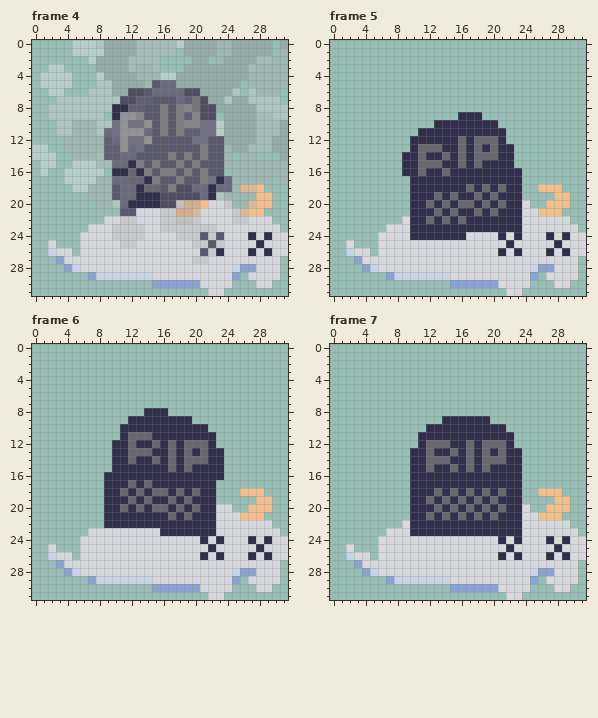
One commit to this pixel-art file: Textures/Flatten_deathPoof.aseprite. This is how it looked before the edit.
32x32 pixels, 7 frames. Colours within 5 levels of each other are drawn and written as one. Shown: frame 4, frame 5, frame 6, frame 7. The commit also changed other frames, which this record leaves out.
Once edited:
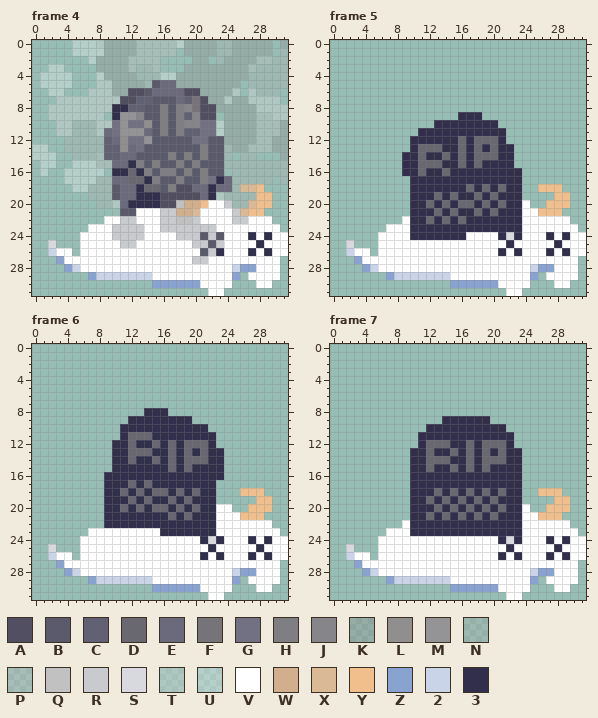
Palette (. is transparent): A #524f62  B #5b596c  C #626073  D #69676f  E #6b697c  F #767479  G #727083  H #7f7e83  J #86858a  K #918f8e56  L #918f8e  M #949396  N #acacac56  P #c1c1c156  Q #c1c1c1  R #c9cace  S #d7d9de  T #dcdcdc56  U #f2f2f256  V #ffffff  W #d1af8c  X #dab996  Y #f1bf8c  Z #88a2d1  2 #c9d4e9  3 #322f4c
Change:
Changed rows in their new state; - is an unchanged pixel.
Frame 4:
first column x 3:
20 -------------------VV--------
21 ----------VVV-----VVVV-------
22 ------VV--VVV-----VVVV--VVV--
23 ----VVV----VV-------VVVVVVVV-
24 ---VVVV----VVVV------VVV-V-VV
25 ---VVVVV--VVVVVVV----VVVV-VVV
26 VV-VVVVVVVVVVVVVVV---VVV-V-VV
27 -VVVVVVVVVVVVVVVV--VVVVVVVVV-
28 ---VVVVVVVVVVVVVVVVVVV---VVV-
29 ------------VVVVVVVVVV--VVVV-
30 ------------------VVVV---VV--
31 -------------------VV--------
Frame 5:
first column x 3:
20 ---------------------V-------
21 ---------------------VV------
22 ------V--------------VVVVVV--
23 ----VVV--------------VVVVVVV-
24 ---VVVV-------VVVV---VVV-V-VV
25 ---VVVVVVVVVVVVVVVV-VVVVV-VVV
26 VV-VVVVVVVVVVVVVVV-V-VVV-V-VV
27 -VVVVVVVVVVVVVVVVVVVVVVVVVVV-
28 ---VVVVVVVVVVVVVVVVVVV---VVV-
29 ------------VVVVVVVVVV--VVVV-
30 ------------------VVVV---VV--
31 -------------------VV--------
Frame 6:
first column x 3:
20 --------------------VV-------
21 --------------------VVV------
22 --------------------VVVVVVV--
23 ----VVVVVVVVV-------VVVVVVVV-
24 ---VVVVVVVVVVVVVVV---VVV-V-VV
25 ---VVVVVVVVVVVVVVVV-VVVVV-VVV
26 VV-VVVVVVVVVVVVVVV-V-VVV-V-VV
27 -VVVVVVVVVVVVVVVVVVVVVVVVVVV-
28 ---VVVVVVVVVVVVVVVVVVV---VVV-
29 ------------VVVVVVVVVV--VVVV-
30 ------------------VVVV---VV--
31 -------------------VV--------
Frame 7:
first column x 3:
20 ---------------------V-------
21 ---------------------VV------
22 ------V--------------VVVVVV--
23 ----VVV--------------VVVVVVV-
24 ---VVVVVVVVVVVVVVV---VVV-V-VV
25 ---VVVVVVVVVVVVVVVV-VVVVV-VVV
26 VV-VVVVVVVVVVVVVVV-V-VVV-V-VV
27 -VVVVVVVVVVVVVVVVVVVVVVVVVVV-
28 ---VVVVVVVVVVVVVVVVVVV---VVV-
29 ------------VVVVVVVVVV--VVVV-
30 ------------------VVVV---VV--
31 -------------------VV--------
